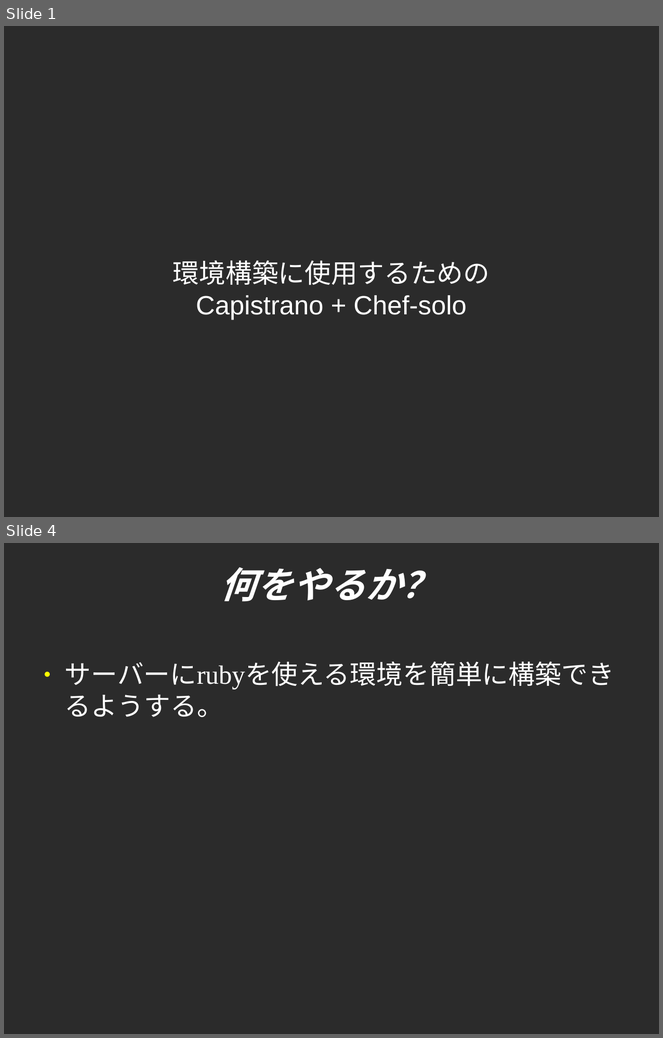
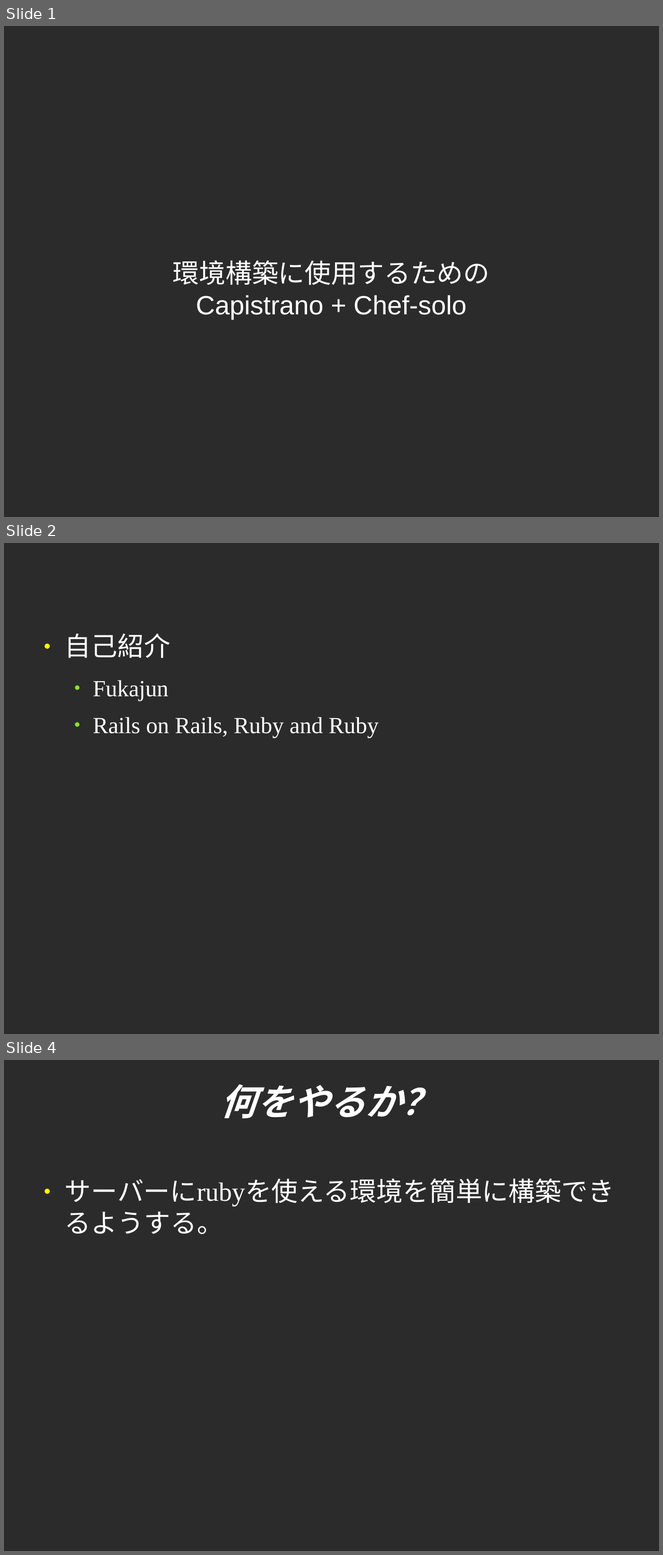
Before and after one commit to sendagayarb/mokmok_2012-05-28, a slide deck: fukajun/capistrano.odp. Shown one above the other, each under a label of ours: slides 1 and 4 before the commit, slides 1, 2 and 4 after it; the slides between them are not shown. The pictures are 663x1038 and 663x1555 pixels, drawn with LibreOffice and Linux fonts; fonts in the diff are those of the drawing; background and template pictures are left out; a plain dark background stands for a picture behind light text. Boxes give left, top, right and bottom in pixels: in the first picture for what was removed or moved away, otherwise in the second. Text is boxed around its words. In the diff, an @@ line names an element or a change of style, - is before the commit and + after.

```diff
--- a/fukajun/capistrano.odp
+++ b/fukajun/capistrano.odp
@@ slide 2 added at [4,543,659,1034], background picture (left out) @@
@@ text added at [65,633,379,738], 28 pt, text #FFFFFF @@
+● 自己紹介
+  ● Fukajun
+  ● Rails on Rails, Ruby and Ruby
```
Also in this commit, not shown: 16 slides changed, 1 slide removed.
